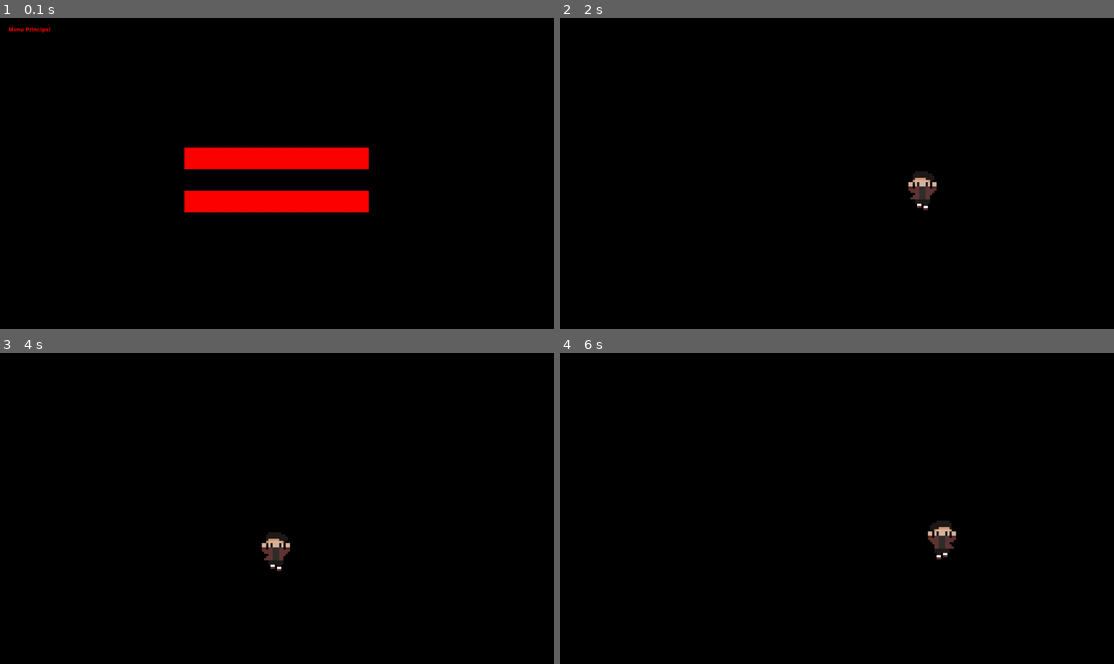
Above: before the commit, frames 1-4 (two rows, left to right).
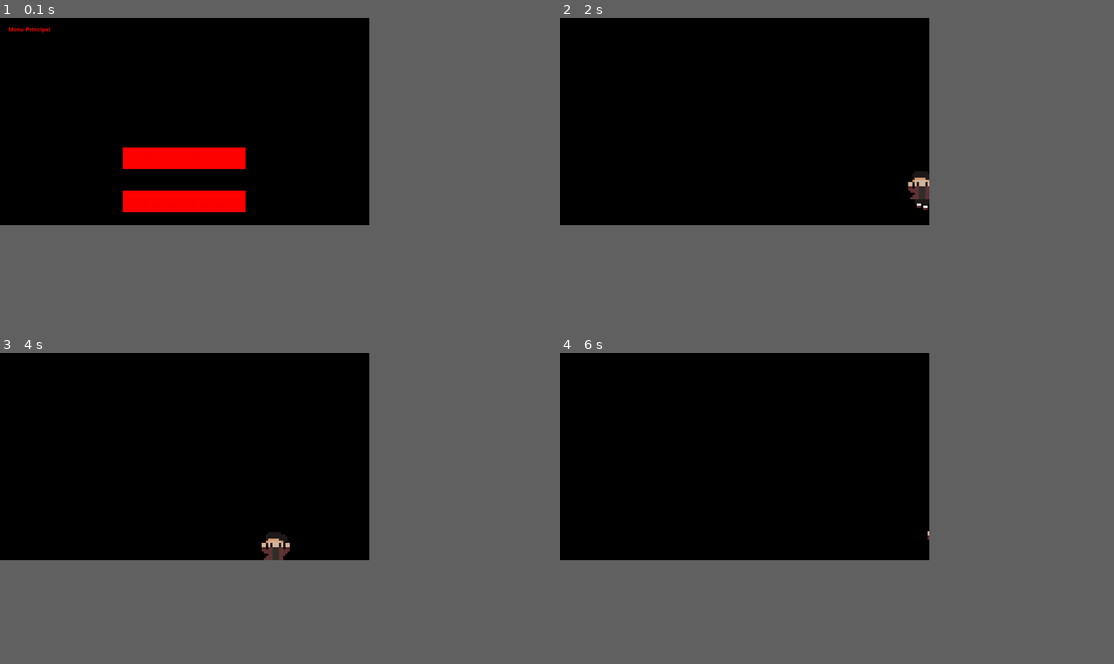
Above: after the commit, the same moments.

Repository: VinicciusSantos/Estudos-Pygame
Game: pygame game, started from main.py
Same seed, same stepped clock (60 frames per second), same inputs: the game is played once before the commit and once after it.
Inputs (mouse positions are in pixels of both pictures, inside the frame that each line leads up to):
- Up to frame 1 (0.1 s): no input
- Up to frame 2 (2 s): click (742, 157) at 0.38 s; hold Right 0.67-1.13 s; move the mouse to (731, 129) at 0.7 s; hold Up 1.17-1.47 s; hold Right 1.5-1.97 s
- Up to frame 3 (4 s): hold Left 2-2.53 s; hold Left 2.57-2.97 s; hold Up 3-3.37 s; hold Right from 3.4 s (still down)
- Up to frame 4 (6 s): release Right at 4.03 s; hold Left 4.07-4.53 s; hold Right 4.57-5.03 s; hold Up 5.07-5.37 s; hold Right 5.4-5.87 s; hold Left from 5.9 s (still down)
In our replay, the window is 900x506 before the commit and 600x337 after it. These sizes can differ from the game's own. Grey fills any space a smaller window leaves; there, only what the larger window draws over its background counts as a difference.

The runs differ from the first frame. In frame 1, 4.9% of the frame differs, in the area x 22-67%, y 41-63%; in frame 2, 0.1%; in frame 3, 0.1%; in frame 4, 0.4%.

Commit message:
Update main.py

Diff:
--- a/main.py
+++ b/main.py
@@ -21,7 +21,7 @@
 chao = 400
 
 # Definindo as configurações da janela
-largura, altura = 1280, 720
+largura, altura = 854, 480
 tela = pygame.display.set_mode((largura, altura))
 pygame.display.set_caption("Perazzo Contra as Forças rWins")
 
